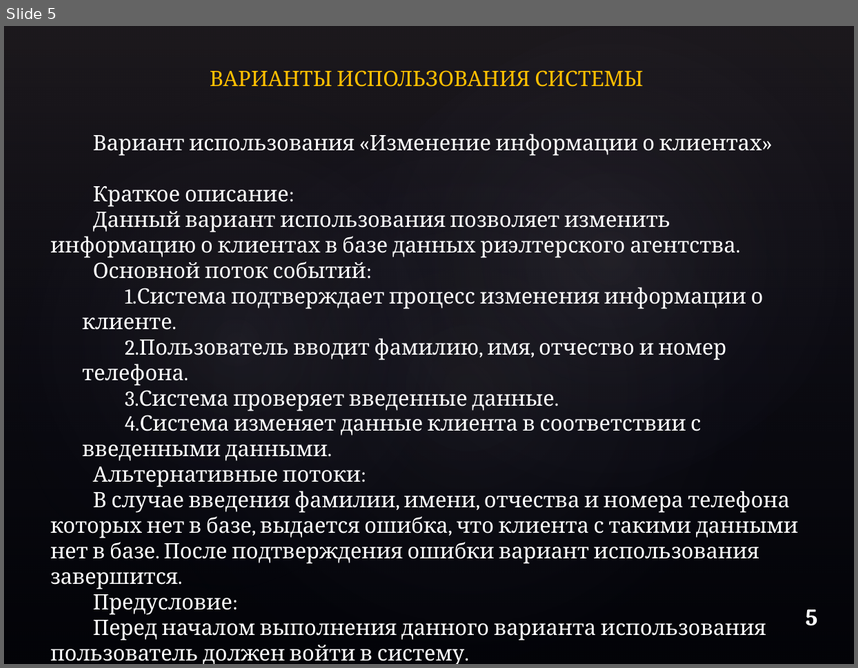
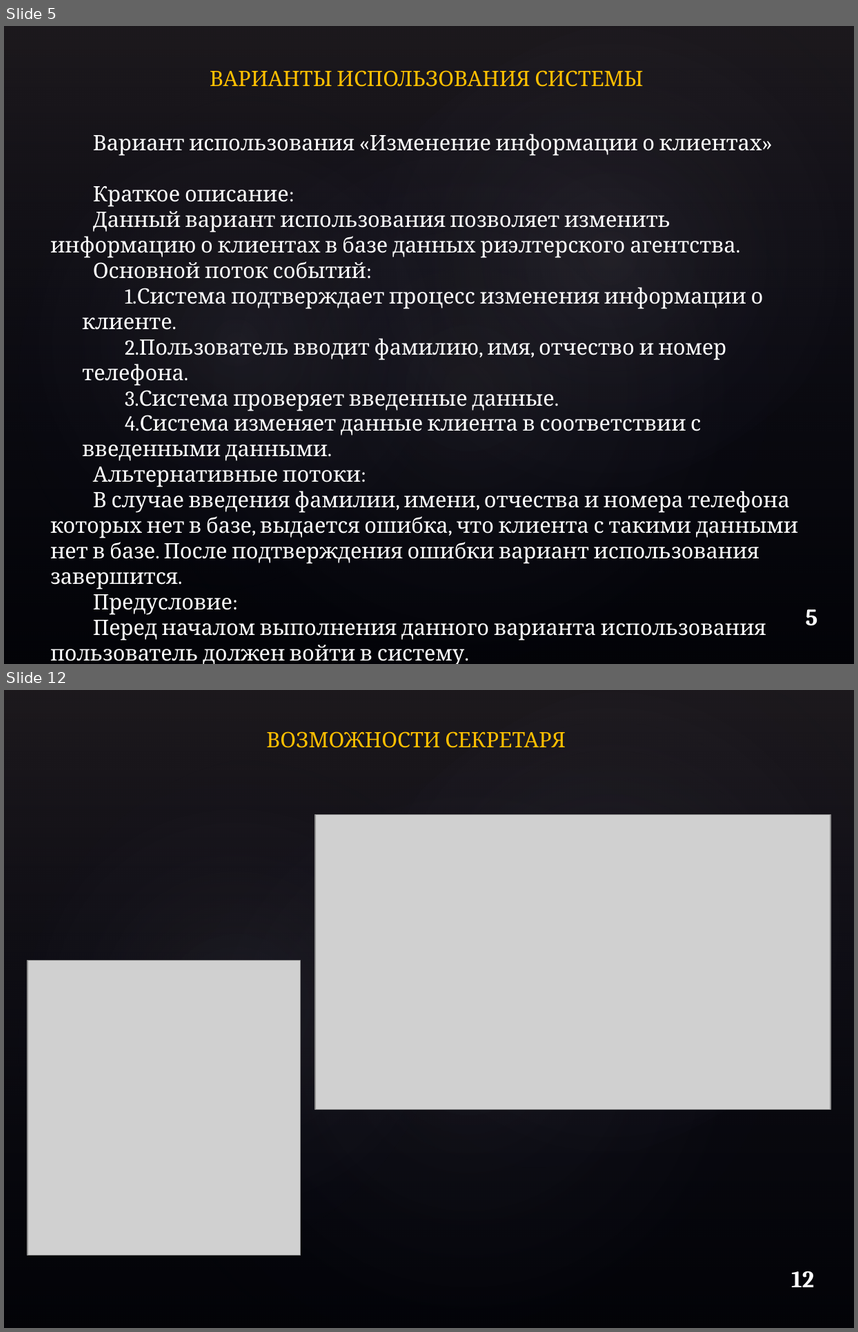
Before and after one commit to TTmaxiTT/VP, a slide deck: Смирнов М.Л. курсовой проект по ВП на тему 'Риэлтерское агентство'/Смирнов М. Л. курсовой проект по ВП на тему 'Риэлтерское агентство'.pptx. Shown one above the other, each under a label of ours: slide 5 before the commit, slides 5 and 12 after it; the slides between them are not shown. The pictures are 858x668 and 858x1332 pixels, drawn with LibreOffice and Linux fonts; fonts in the diff are those of the drawing; grey boxes stand for pictures; background and template pictures are left out. Boxes give left, top, right and bottom in pixels: in the first picture for what was removed or moved away, otherwise in the second. Text is boxed around its words. In the diff, an @@ line names an element or a change of style, - is before the commit and + after.

```diff
--- a/Смирнов М.Л. курсовой проект по ВП на тему 'Риэлтерское агентство'/Смирнов М. Л. курсовой проект по ВП на тему 'Риэлтерское агентство'.pptx
+++ b/Смирнов М.Л. курсовой проект по ВП на тему 'Риэлтерское агентство'/Смирнов М. Л. курсовой проект по ВП на тему 'Риэлтерское агентство'.pptx
@@ slide 12 added at [4,690,854,1328], background picture (left out); not listed: 4 template elements that a slide beside it also shows @@
@@ text added at [266,731,566,748], 18 pt, text #FFC000 @@
+ВОЗМОЖНОСТИ СЕКРЕТАРЯ
@@ picture added at [315,815,831,1109] @@
@@ picture added at [27,960,301,1254] @@
@@ text added at [791,1270,814,1287], 20 pt, text #FFFFFF, bold @@
+12
```
Also in this commit, not shown: 10 slides changed, 3 other slides added, 2 slides removed, 1 other file.
